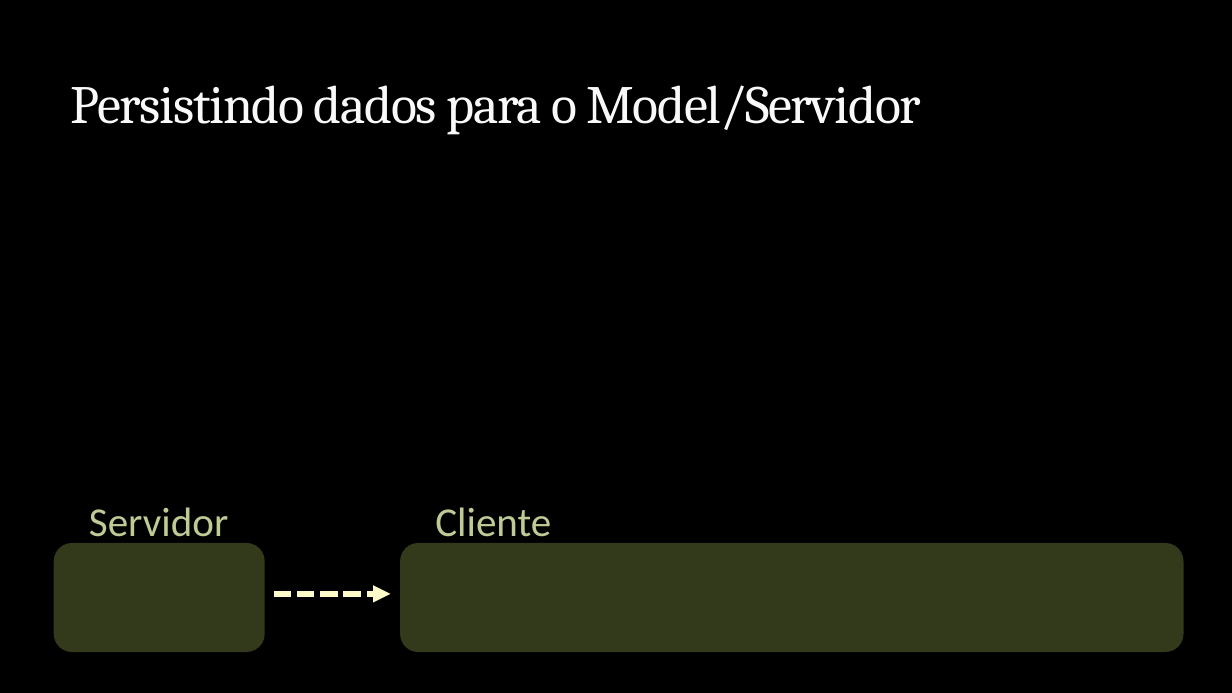
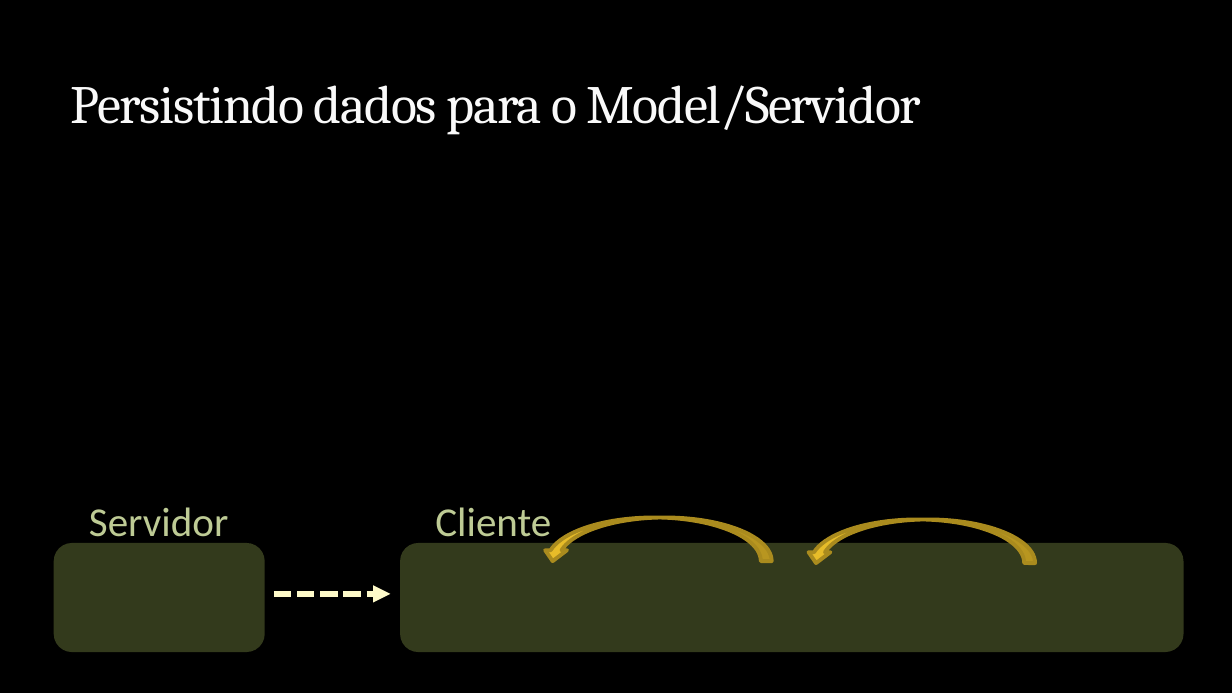
Before and after one commit to rodrigolessa/Sample.Kadastro.Knockout, a slide deck: slide 16 of Apresentacao.Knockout.JS/Knockout.JS.2014.04.pptx (slide 15 before the commit). Drawn at 1232x693 pixels with LibreOffice and Linux fonts; fonts in the diff are those of the drawing; background and template pictures are left out. Boxes give left, top, right and bottom in pixels: in the first picture for what was removed or moved away, otherwise in the second. Text is boxed around its words. In the diff, an @@ line names an element or a change of style, - is before the commit and + after.

Commit message:
Alterando referencia para Service Local

```diff
--- a/Apresentacao.Knockout.JS/Knockout.JS.2014.04.pptx
+++ b/Apresentacao.Knockout.JS/Knockout.JS.2014.04.pptx
@@ curved down arrow added at box(542, 518, 772, 561), fill #E7BC29, outline #AB8B1E 3 pt @@
@@ curved down arrow added at box(805, 519, 1035, 563), fill #E7BC29, outline #AB8B1E 3 pt @@
```
Also in this commit, not shown: 3 other slides changed, 1 slide added, 9 other files.
